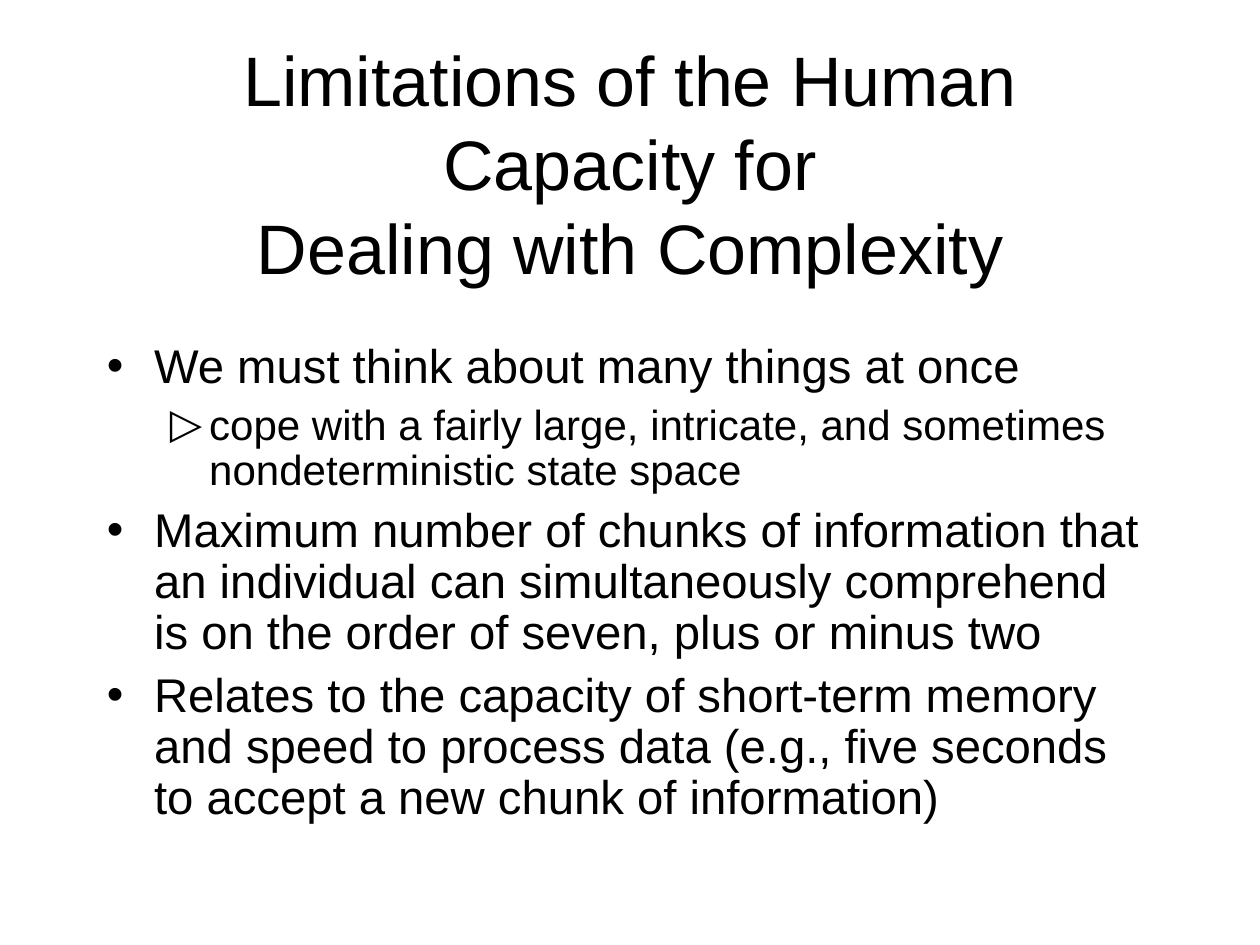
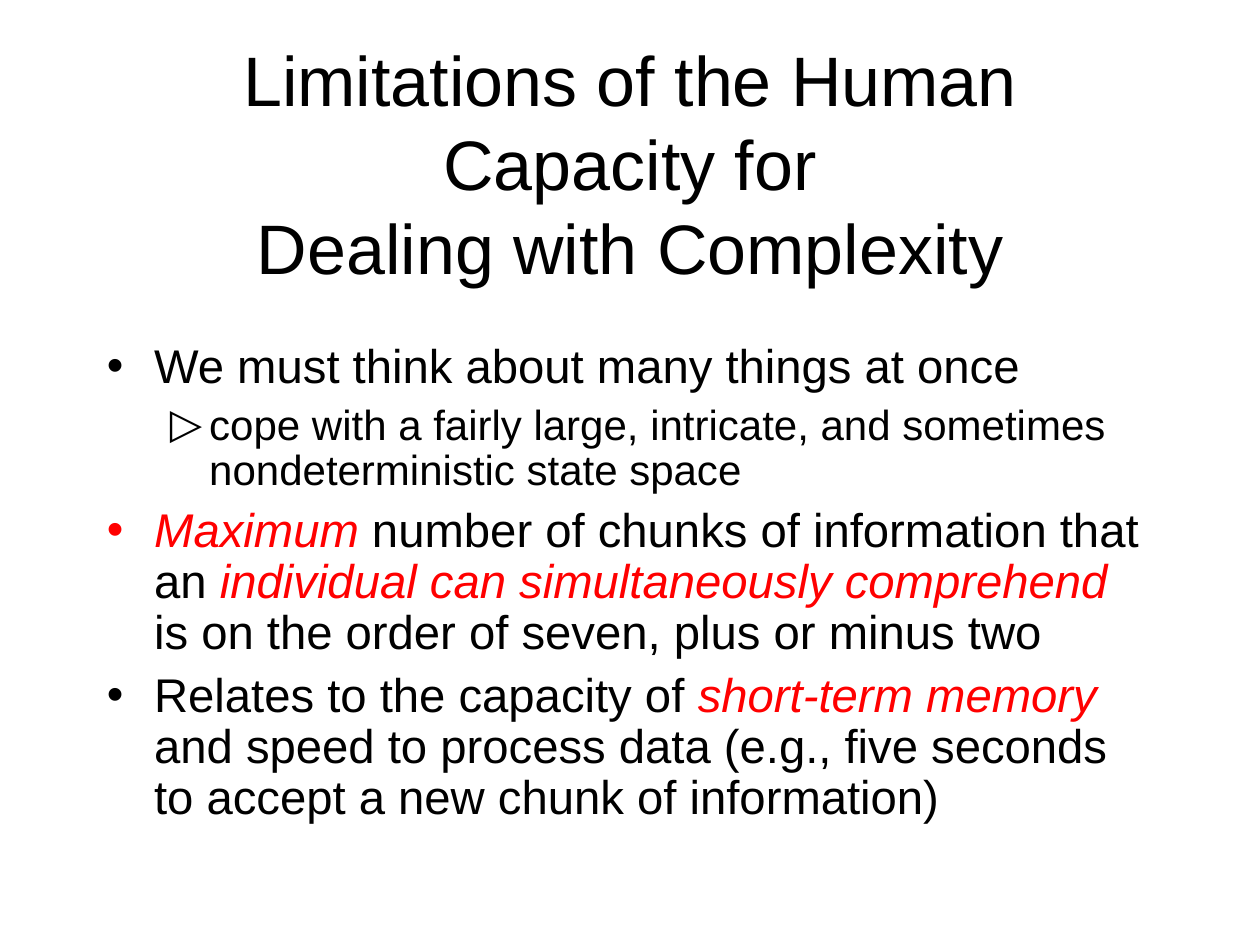
Before and after one commit to octaviordz/zjnu2017.github.io, a slide deck: slide 39 of OOAD/lectures/020--Complexity.ppt (slide 37 before the commit). Drawn at 1260x945 pixels with LibreOffice and Linux fonts; fonts in the diff are those of the drawing. Boxes give left, top, right and bottom in pixels: in the first picture for what was removed or moved away, otherwise in the second. Text is boxed around its words. In the diff, an @@ line names an element or a change of style, - is before the commit and + after.

```diff
--- a/OOAD/lectures/020--Complexity.ppt
+++ b/OOAD/lectures/020--Complexity.ppt
@@ text at (x1=154, y1=512, x2=1139, y2=824): text colour #000000 to #FF0000, italic on in "Maximum individual can simultaneously comprehend", "short-term memory"; bullet colour #000000 to #FF0000 @@
```
Also in this commit, not shown: 6 other slides changed, 4 slides added, 3 other files.
